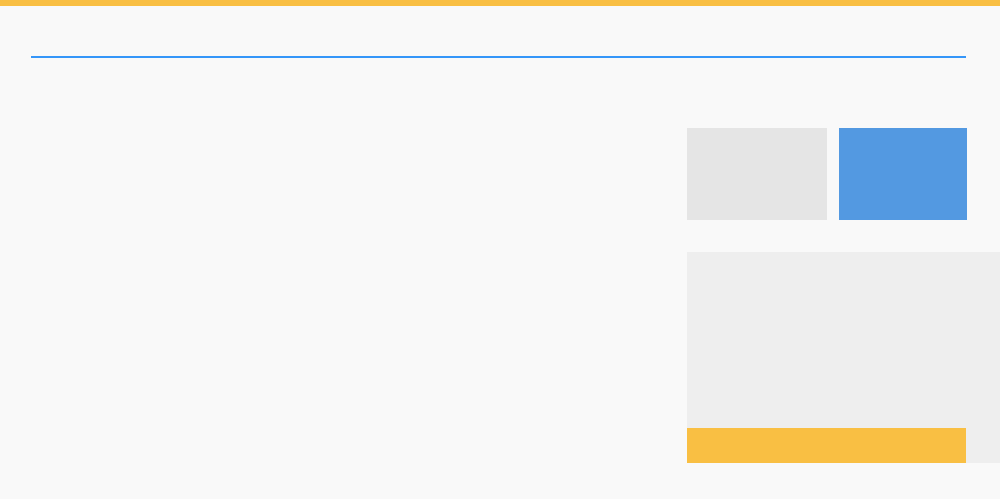
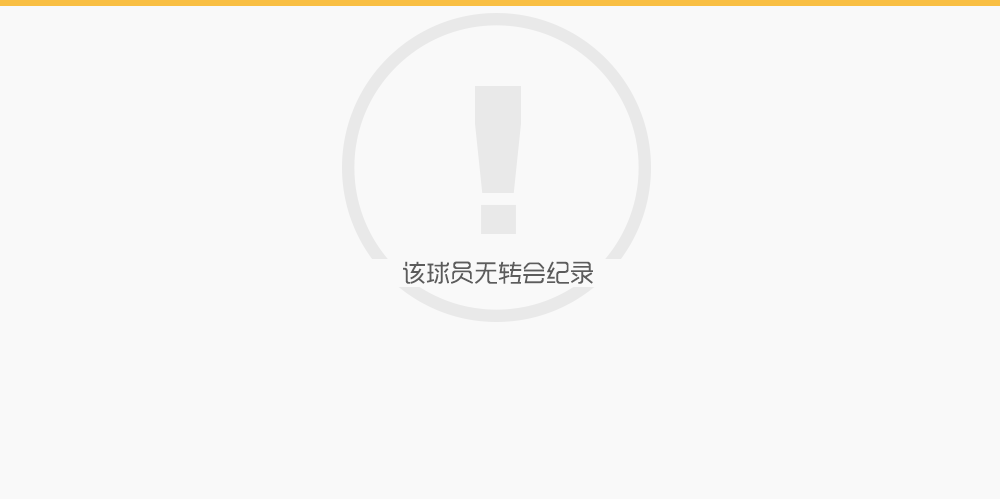
Two versions of the same layered image (1000×499). Layer-by-layer changes:
added group "attemsion" with 4 layers above "@Assistor_guide" over box(309, 13, 691, 322)
added layer "该球员无转会纪录" in group "attemsion" over box(403, 261, 593, 284)
added layer "形状 10" in group "attemsion" over box(475, 86, 521, 234)
added layer "形状 11" in group "attemsion" over box(342, 13, 651, 322)
hid "形状 9" over box(31, 56, 966, 58)
hid group "Future" (5 layers) over box(687, 128, 967, 220)
hid group "conclusion" (2 layers) over box(687, 252, 1000, 463)
